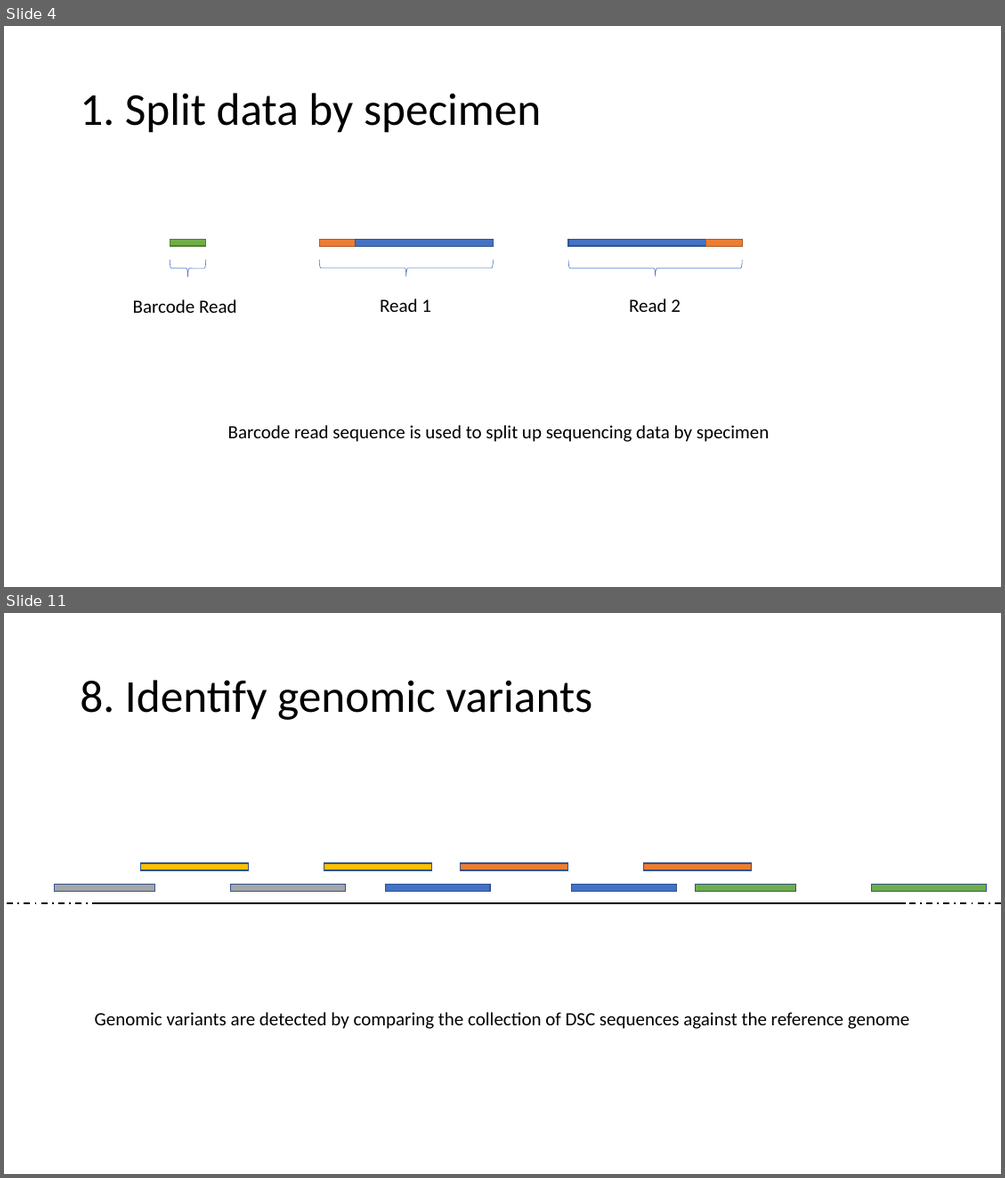
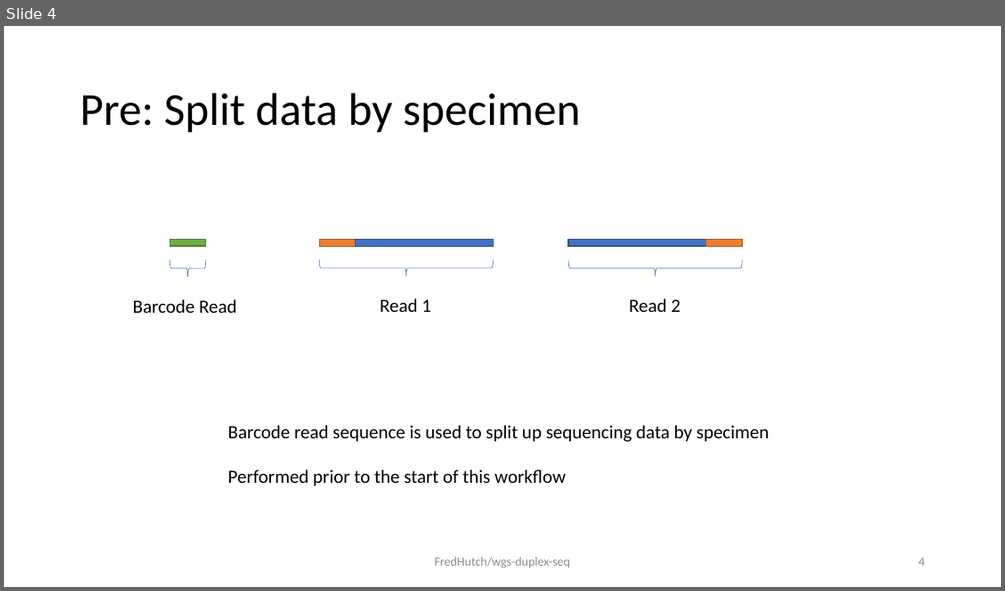
Before and after one commit to FredHutch/maddd-seq, a slide deck: docs/process.schematic.pptx. Shown one above the other, each under a label of ours: slides 4 and 11 before the commit, slide 4 after it; the slides between them are not shown. The pictures are 1005x1178 and 1005x591 pixels, drawn with LibreOffice and Linux fonts; fonts in the diff are those of the drawing. Boxes give left, top, right and bottom in pixels: in the first picture for what was removed or moved away, otherwise in the second. Text is boxed around its words. In the diff, an @@ line names an element or a change of style, - is before the commit and + after.

```diff
--- a/docs/process.schematic.pptx
+++ b/docs/process.schematic.pptx
@@ slide 11 removed at (4, 613, 1001, 1174), background #FFFFFF @@
@@ title removed at (80, 680, 592, 720) @@
-8. Identify genomic variants
@@ rectangle removed at (141, 863, 249, 870) @@
@@ rectangle removed at (324, 863, 432, 870) @@
@@ rectangle removed at (461, 863, 568, 870) @@
@@ rectangle removed at (644, 863, 752, 870) @@
@@ line removed from (99, 903) to (4, 903) @@
@@ rectangle removed at (55, 884, 155, 891) @@
@@ line removed from (99, 903) to (906, 903) @@
@@ rectangle removed at (231, 884, 346, 891) @@
@@ rectangle removed at (386, 884, 490, 891) @@
@@ rectangle removed at (572, 884, 676, 891) @@
@@ rectangle removed at (696, 884, 796, 891) @@
@@ rectangle removed at (872, 884, 987, 891) @@
@@ line removed from (1001, 903) to (906, 903) @@
@@ text removed at (95, 1012, 909, 1029) @@
-Genomic variants are detected by comparing the collection of DSC sequences against the reference genome
@@ slide 4 changed as well @@
@@ title at (80, 93, 580, 133): text changed @@
-1. Split data by specimen
+Pre: Split data by specimen
@@ text at (228, 469, 566, 486): paragraph added @@
+Performed prior to the start of this workflow
@@ text added at (435, 556, 570, 568), 12 pt, text #8C8C8C @@
+FredHutch/wgs-duplex-seq
@@ page number added at (918, 557, 924, 565), 12 pt, text #8C8C8C @@
+4
```
Also in this commit, not shown: 3 other slides changed, 15 slides added, 6 other slides removed.
